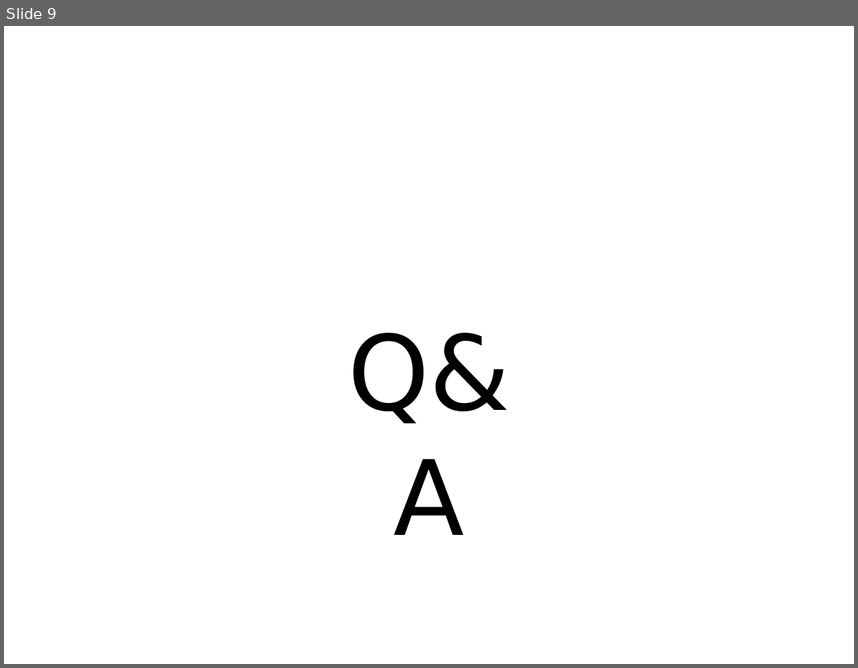
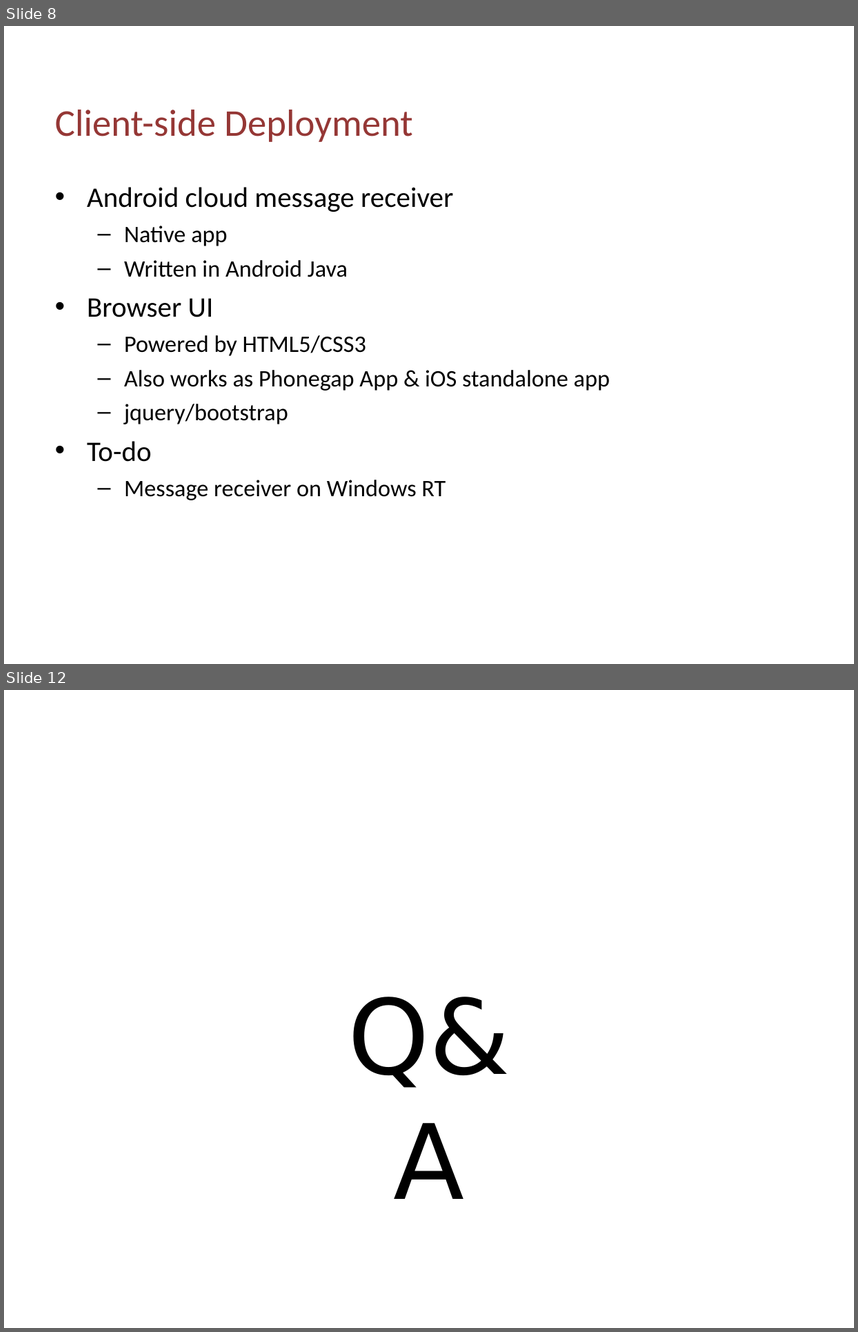
Before and after one commit to phoeagon/schedule-tour, a slide deck: html5intel_final1.ppt. Shown one above the other, each under a label of ours: slide 9 before the commit, slides 8 and 12 after it; the slides between them are not shown. The pictures are 858x668 and 858x1332 pixels, drawn with LibreOffice and Linux fonts; fonts in the diff are those of the drawing; background and template pictures are left out. Boxes give left, top, right and bottom in pixels: in the first picture for what was removed or moved away, otherwise in the second. Text is boxed around its words. In the diff, an @@ line names an element or a change of style, - is before the commit and + after.

```diff
--- a/html5intel_final1.ppt
+++ b/html5intel_final1.ppt
@@ slide 8 added at <box>4,26,854,664</box>, background picture (left out) @@
@@ title added at <box>55,109,412,142</box>, 32 pt, text #953735 @@
+Client-side Deployment
@@ text added at <box>87,187,610,500</box>, 20 pt, text #000000 @@
+• Android cloud message receiver
+  – Native app
+  – Written in Android Java
+• Browser UI
+  – Powered by HTML5/CSS3
+  – Also works as Phonegap App & iOS standalone app
+  – jquery/bootstrap
+• To-do
+  – Message receiver on Windows RT
@@ what was slide 9 is now slide 12 @@
```
Also in this commit, not shown: 2 slides changed, 2 other slides added.
